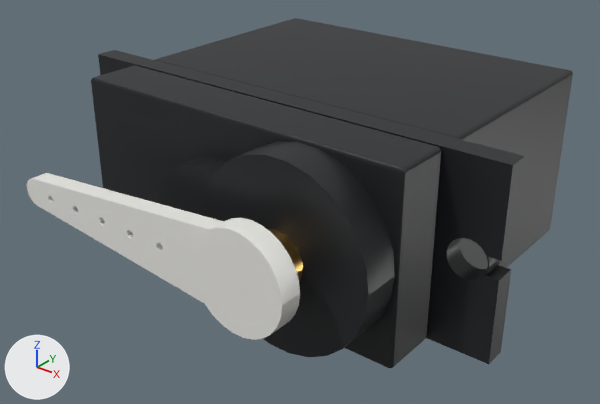
Two versions of the glTF model web/public/models/parts/pololu-1057-hd1501mg.glb, one commit apart.
Both versions are drawn from a 50 mm lens placed at (53.2, -90.9, 37.9), pointed at (-0.1, -24.3, -3.4). The lights are fixed; the arrows at lower left show +X, +Y and +Z. The first picture is the older version. Where no turn or scale is listed for an object, it has been applied to the vertices. Vertices at exactly the same position are counted once.

Names of what the first picture shows: 'body', 'body_top', 'gear_tower', 'horn', 'mount_hole_2', 'tabs' and 1 more.
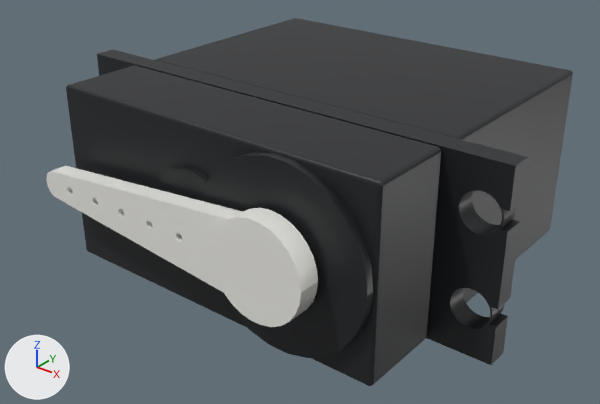
Where the newer file only moved an object's origin or applied its transform, the numbers keep the older frame.

Location of each change, [x1, y1, x2, y2] in pixels of the pictures (600 x 404 px; the box of a moved part takes in the faces that stretch with it):
'body_top', reshaped (7% wider): before [91, 65, 441, 368]; after [66, 65, 441, 386]
'gear_tower', moved, rescaled (7% narrower): before [160, 141, 395, 357]; after [154, 152, 373, 358]
'horn', moved: before [27, 173, 300, 340]; after [46, 166, 318, 327]
'tabs', reshaped, rescaled: before [98, 50, 526, 364]; after [97, 50, 529, 365]
'mount_hole_4', added (black): after [458, 189, 516, 237]
'mount_hole_3', added (black): after [449, 286, 504, 330]
part 1 of me_tabs, moved or reshaped: before [98, 54, 526, 364]; after [97, 54, 529, 365]
part 2 of me_body_top, moved or reshaped: before [91, 75, 408, 368]; after [66, 75, 408, 386]
'mount_hole_2', unchanged, covered by the edit: before [445, 236, 500, 282]

What changed in the scene script:
```text
Change me_tabs:
    used by ob_tabs; location = (0.0, -28.25, 0.0); scale = (0.000824, 0.0000381, 0.000313)
    remove me_tabs.from_pydata(...)  # 108 vertices, 212 faces; spans x -32767.0..32767.0, y -32767.0..32767.0, z -32767.0..32767.0
    add me_tabs.from_pydata(...)  # 208 vertices, 412 faces; spans x -32767.0..32767.0, y -32767.0..32767.0, z -32767.0..32767.0
    me_tabs part 1: 100 vertices removed from x -32767.0..32767.0, y -32767.0..32767.0, z -7148.0..7148.0; 200 vertices added at x -32767.0..32767.0, y -32767.0..32767.0, z -23132.0..23132.0
Change me_body_top:
    used by ob_body_top; location = (0.0, -32.83, 0.0)
    remove me_body_top.from_pydata(...)  # 312 vertices, 620 faces; spans x -20.3..20.3, y -3.3..3.3, z -10.2..10.2
    add me_body_top.from_pydata(...)  # 312 vertices, 620 faces; spans x -20.3..20.3, y -6.7..3.3, z -10.2..10.2
    me_body_top part 2: all 156 vertices in x -20.3..20.3, y -3.3..-2.9, z -10.2..10.2 are moved by (0.0, -3.4, 0.0)
Change me_gear_tower:
    used by ob_gear_tower; location = (6.64, -38.2, 0.0)
    remove me_gear_tower.from_pydata(...)  # 87 vertices, 170 faces; spans x -13.5..13.5, y -2.0..2.0, z -10.0..10.0
    add me_gear_tower.from_pydata(...)  # 87 vertices, 170 faces; spans x -13.5..13.5, y -2.2..-1.3, z -10.0..10.0
    me_gear_tower part 3: the whole mesh is scaled about its middle by (1, 0.215, 1), then moved by (0.0, -1.7, 0.0)
Add me_mount_hole_4:
    me_mount_hole_4.from_pydata(...)  # 104 vertices, 208 faces; spans x -2.25..2.25, y -1.25..1.25, z -2.23..2.23
    me_mount_hole_4.materials.append(mat_pai__1d1f22)  # black #1d1f22
Add me_mount_hole_3:
    me_mount_hole_3.from_pydata(...)  # 104 vertices, 208 faces; spans x -2.25..2.25, y -1.25..1.25, z -2.23..2.23
    me_mount_hole_3.materials.append(mat_pai__1d1f22)  # black #1d1f22
Change ob_tabs:
    ob_tabs.scale: (0.000824, 0.0000381, 0.000313) -> (0.000832, 0.0000381, 0.000313)
Change ob_horn:
    ob_horn.location: (-2.69, -44.8, 0.0) -> (-2.69, -42.3, 0.0)
Add ob_mount_hole_4:
    ob_mount_hole_4 = bpy.data.objects.new('mount_hole_4', me_mount_hole_4)
    ob_mount_hole_4.location = (24.5, -28.25, 5.0)
Add ob_mount_hole_3:
    ob_mount_hole_3 = bpy.data.objects.new('mount_hole_3', me_mount_hole_3)
    ob_mount_hole_3.location = (24.5, -28.25, -5.0)
```
